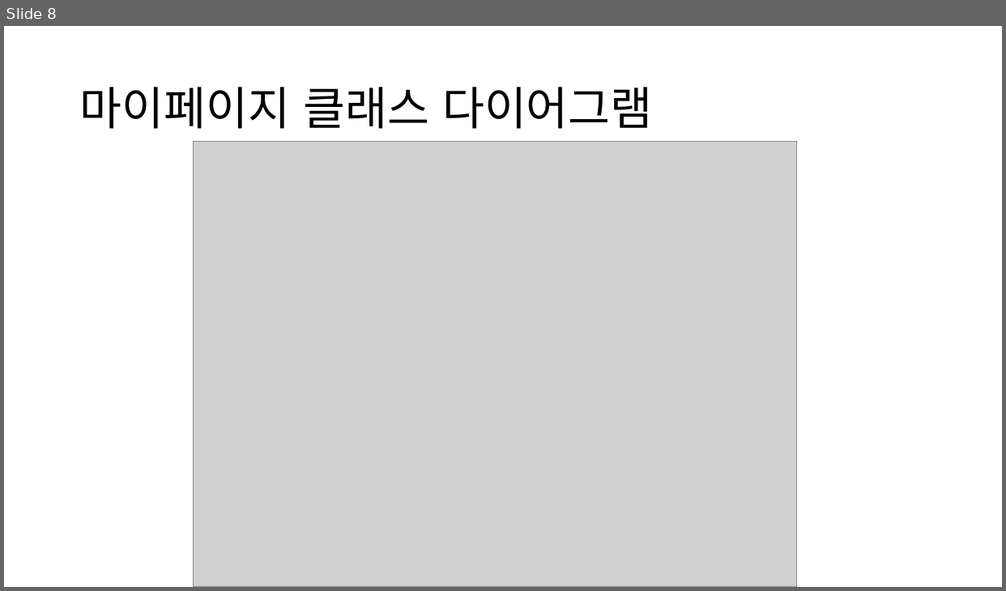
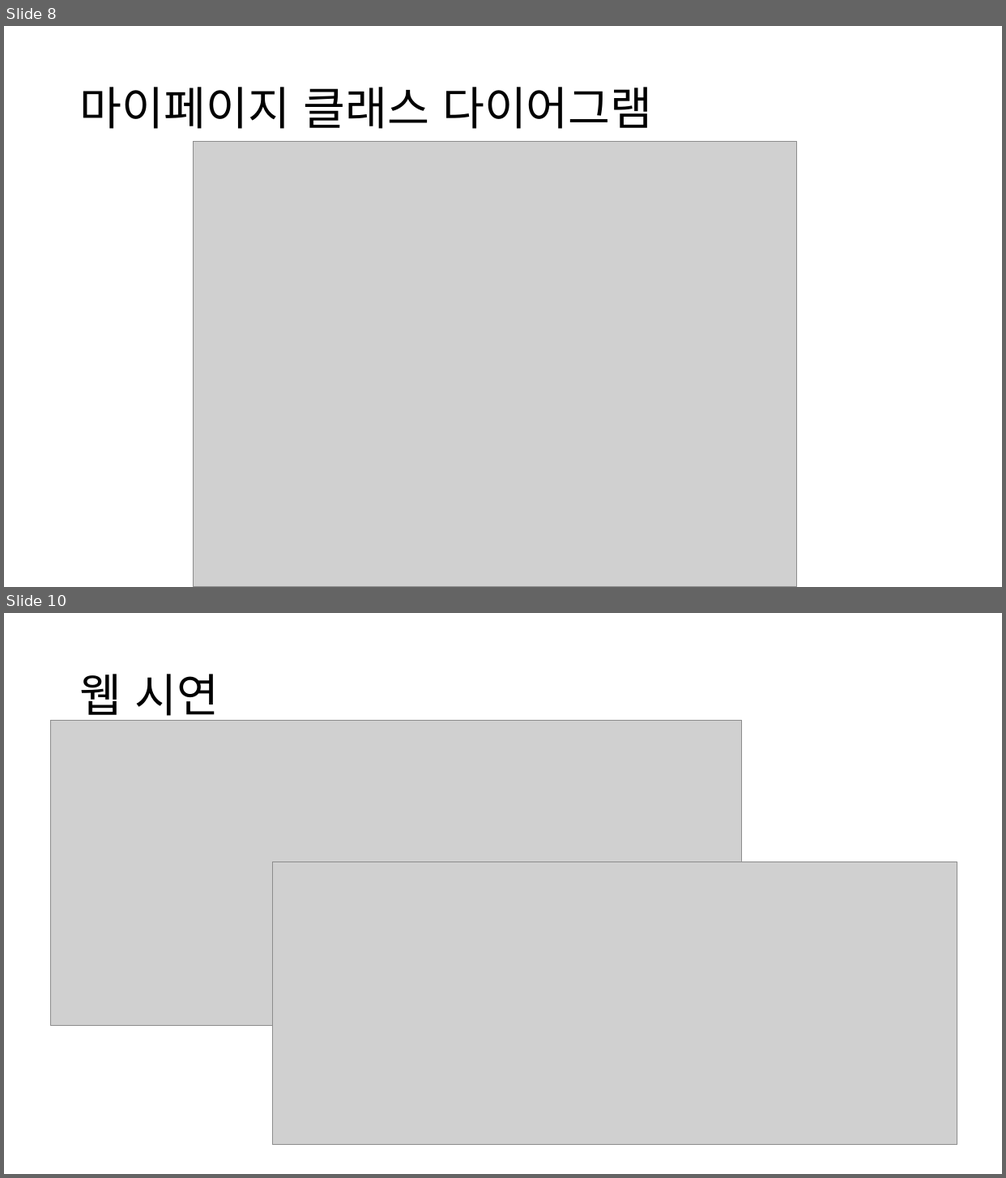
Before and after one commit to DrawGreen2021/Presentation, a slide deck: 최종발표/최종발표 PPT_백엔드.pptx. Shown one above the other, each under a label of ours: slide 8 before the commit, slides 8 and 10 after it; the slides between them are not shown. The pictures are 1006x591 and 1006x1178 pixels, drawn with LibreOffice and Linux fonts; fonts in the diff are those of the drawing; grey boxes stand for pictures. Boxes give left, top, right and bottom in pixels: in the first picture for what was removed or moved away, otherwise in the second. Text is boxed around its words. In the diff, an @@ line names an element or a change of style, - is before the commit and + after.

Commit message:
작업용 최종발표 PPT 사본 생성 백엔드 파트 PPT에는 웹 시연 페이지 틀을 잡아둠

```diff
--- a/최종발표/최종발표 PPT_백엔드.pptx
+++ b/최종발표/최종발표 PPT_백엔드.pptx
@@ slide 10 added at <box>4,613,1002,1174</box>, background #FFFFFF @@
@@ title added at <box>80,674,219,724</box>, 44 pt, text #000000 @@
+웹 시연
@@ picture added at <box>50,720,742,1025</box> @@
@@ picture added at <box>273,862,957,1144</box> @@
```
Also in this commit, not shown: 2 other slides added, 2 other files.
